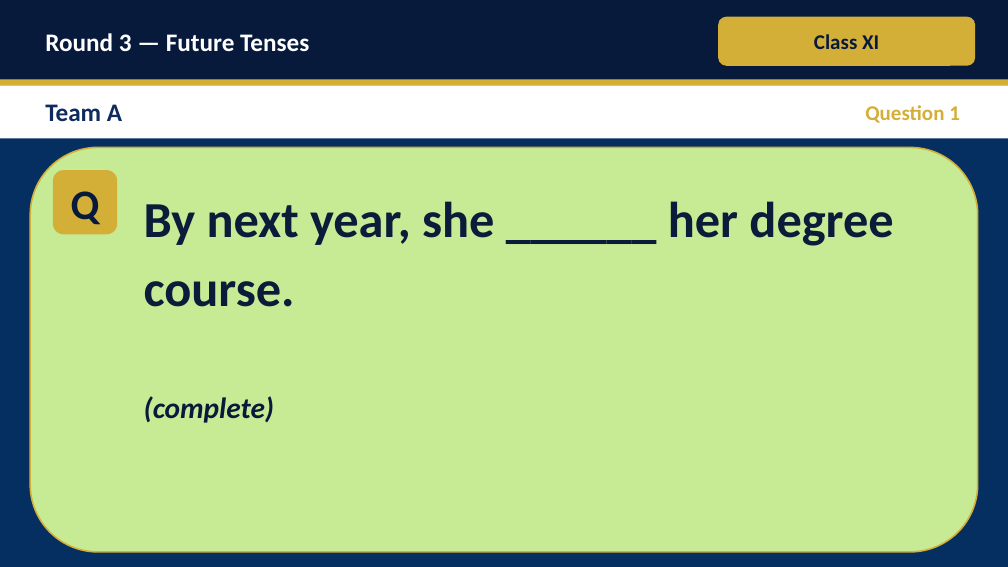
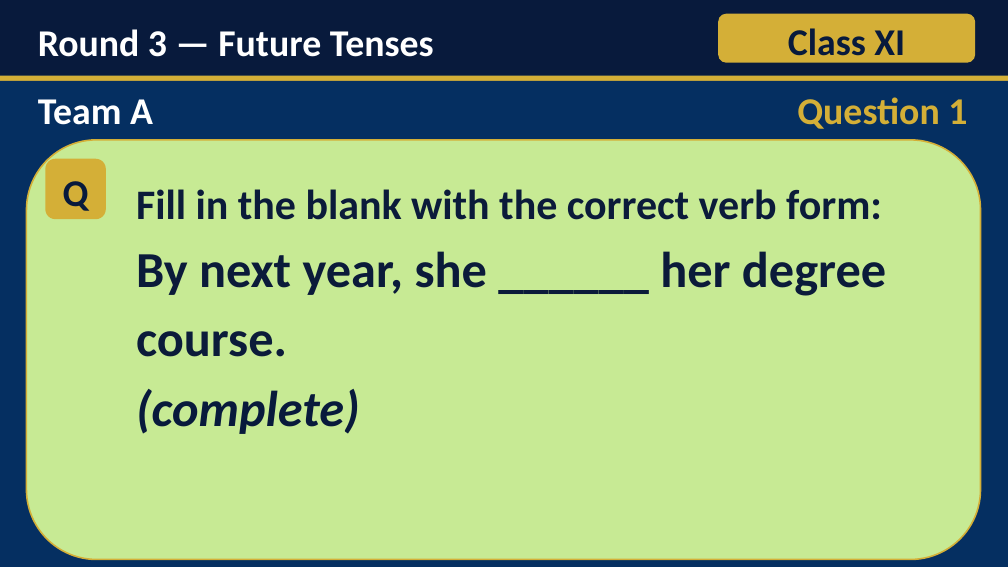
Before and after one commit to Jassi2821/Just_Learning, a slide deck: slide 29 of Inter_Branch_English_Grammar_Quiz.pptx. Drawn at 1008x567 pixels with LibreOffice and Linux fonts; fonts in the diff are those of the drawing. Boxes give left, top, right and bottom in pixels: in the first picture for what was removed or moved away, otherwise in the second. Text is boxed around its words. In the diff, an @@ line names an element or a change of style, - is before the commit and + after.

Commit message:
Rebuild quiz deck with exact verbatim questions and new font sizing
- Questions match source text exactly (instruction lines, hints, options)
- Headings: 36pt bold
- Instruction line (e.g. Fill in the blank...): 40pt bold
- Question text + options: 48pt bold
- 'Options' word: 40pt bold
- Background: #052F61, question card: #C7EA94
- Removed answer band and footer from question slides
- 67 slides total, all XML well-formed

```diff
--- a/Inter_Branch_English_Grammar_Quiz.pptx
+++ b/Inter_Branch_English_Grammar_Quiz.pptx
@@ text "Round 3 — Future Tenses": place and size @@
-text "Round 3 — Future Tenses" at box(45, 33, 309, 52)
+text "Round 3 — Future Tenses" at box(38, 29, 434, 57)
@@ text "Round 3 — Future Tenses" at box(38, 29, 434, 57): size 24 to 36 pt; line spacing 1 to 1.1 @@
@@ text "Class XI" at box(788, 28, 905, 65): size 20 to 36 pt; line spacing 1 to 1.1 @@
@@ rectangle: place and size @@
-rectangle at box(0, 79, 1008, 85)
+rectangle at box(0, 76, 1008, 81)
@@ rectangle: place and size @@
-rectangle at box(0, 85, 1008, 138)
+rectangle at box(0, 81, 1008, 134)
@@ rectangle at box(0, 81, 1008, 134): fill #FFFFFF to #052F61 @@
@@ text "Team A": place and size @@
-text "Team A" at box(45, 104, 122, 121)
+text "Team A" at box(38, 99, 153, 125)
@@ text "Team A" at box(38, 99, 153, 125): size 24 to 36 pt, text colour #0F2A5C to #FFFFFF; line spacing 1 to 1.1 @@
@@ text "Question 1" at box(797, 97, 967, 129): size 20 to 36 pt; line spacing 1 to 1.1 @@
@@ rounded rectangle: place and size @@
-rounded rectangle at box(30, 147, 978, 552)
+rounded rectangle at box(26, 140, 981, 560)
@@ text "Q": place and size @@
-text "Q" at box(71, 191, 100, 225)
+text "Q" at box(63, 181, 89, 211)
@@ text "Q" at box(63, 181, 89, 211): size 40 to 36 pt; line spacing 1 to 1.1 @@
@@ rounded rectangle: place and size @@
-rounded rectangle at box(53, 170, 117, 234)
+rounded rectangle at box(45, 159, 106, 219)
@@ text "Fill in the blank with ...": place and size @@
-text "Fill in the blank with ..." at box(144, 201, 893, 307)
+text "Fill in the blank with ..." at box(136, 189, 886, 434)
@@ text at box(136, 189, 882, 220): paragraph added @@
+Fill in the blank with the correct verb form:
@@ text at box(136, 389, 360, 434): paragraph added @@
+(complete)
@@ text removed at box(144, 396, 274, 423) @@
-(complete)
```
Also in this commit, not shown: 66 other slides changed, 2 other files.
